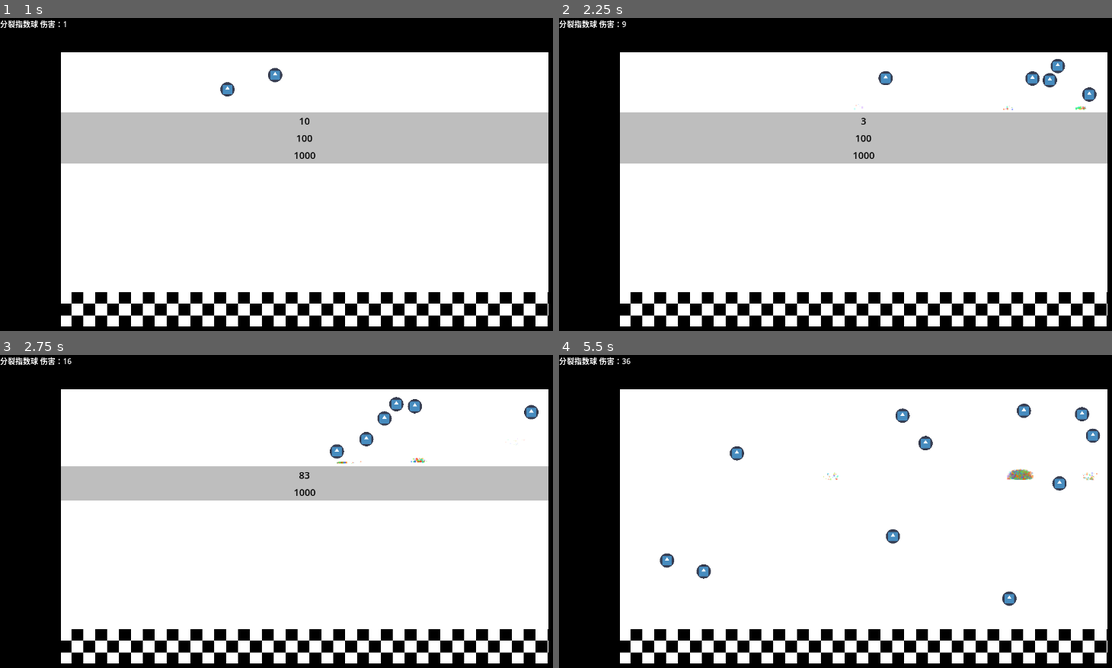
Above: before the commit, frames 1-4 (two rows, left to right).
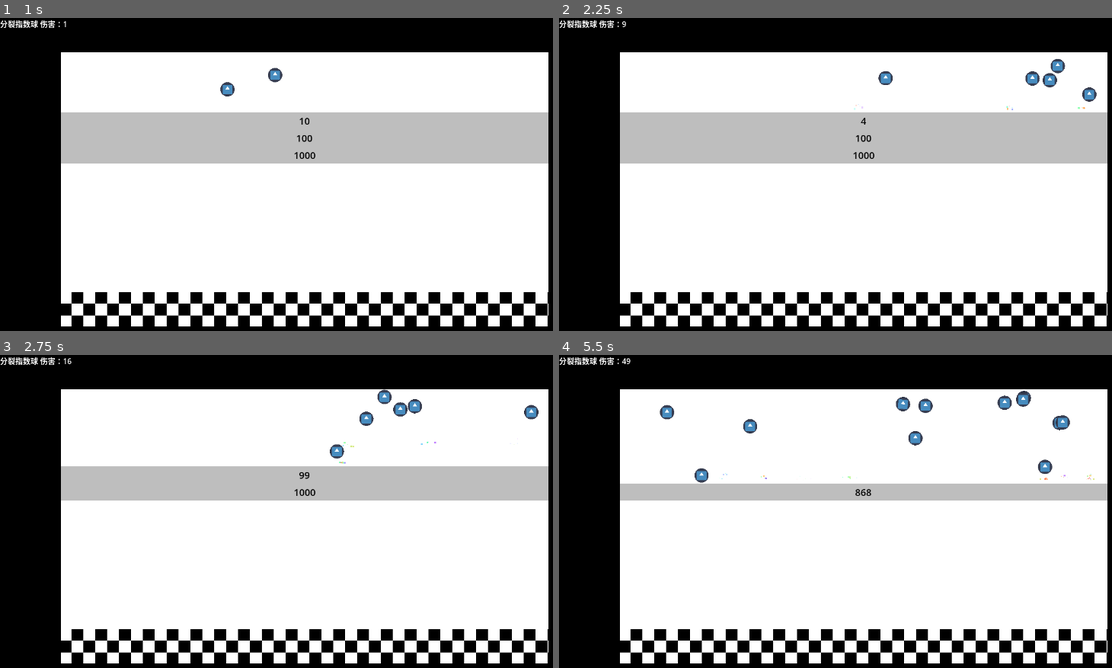
Above: after the commit, the same moments.

Repository: Rundll86/fallingballs
Game: Godot game, scene res://components/World.tscn
Two runs of this game, one before a commit and one after it. Both use one fixed random seed, a clock stepped at 60 frames per second and the inputs below. The engine's default icon, where the game draws it, is replaced by a stand-in: a white triangle on a blue panel in a dark square.
Inputs:
- Up to frame 1 (1 s): no input
- Up to frame 2 (2.25 s): no input
- Up to frame 3 (2.75 s): no input
- Up to frame 4 (5.5 s): no input

Frame 1 is identical in both runs. In frame 2, less than 0.1% of the frame differs, in the area x 54-96%, y 27-35%; in frame 3, 0.6%; in frame 4, 6.9%, in the area x 11-100%, y 0-81%.

Commit message:
fix(Balls): 修复SplitBall重复克隆导致性能问题
将重复克隆两次改为只克隆一次，避免因过多克隆体造成的卡顿

Diff:
--- a/scripts/Contents/Balls/SplitBall.gd
+++ b/scripts/Contents/Balls/SplitBall.gd
@@ -4,7 +4,7 @@
 
 func onAttack(_wall: WallBase):
 	if canDuplicate:
-		for i in 2: clone(Vector2(0, radius * -2))
+		clone(Vector2(0, radius * -2)) # 还是不要克隆2次了，太卡了
 		canDuplicate = false
 func getDamage():
 	return bounceTime ** 2
